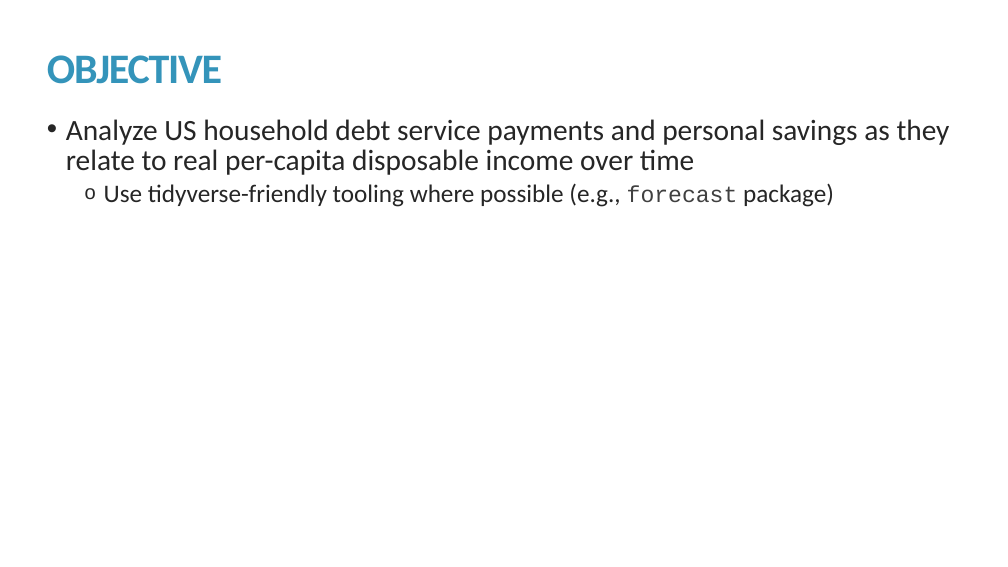
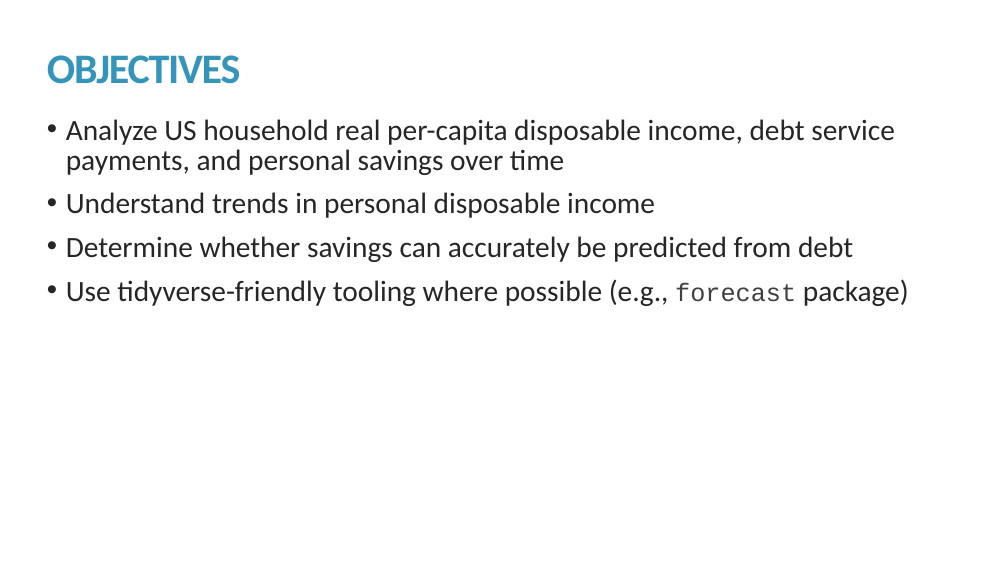
Before and after one commit to kmprioliPROF/MAT_8444_Final_Project, a slide deck: slide 3 of Prioli_Final_Proj.pptx. Drawn at 1008x567 pixels with LibreOffice and Linux fonts; fonts in the diff are those of the drawing. Boxes give left, top, right and bottom in pixels: in the first picture for what was removed or moved away, otherwise in the second. Text is boxed around its words. In the diff, an @@ line names an element or a change of style, - is before the commit and + after.

```diff
--- a/Prioli_Final_Proj.pptx
+++ b/Prioli_Final_Proj.pptx
@@ title at (47, 55, 240, 84): text changed @@
-OBJECTIVE
+OBJECTIVES
@@ text at (66, 119, 895, 262): text changed @@
-• Analyze US household debt service payments and personal savings as they relate to real per-capita disposable income over time
+• Analyze US household real per-capita disposable income, debt service payments, and personal savings over time
+• Understand trends in personal disposable income
+• Determine whether savings can accurately be predicted from debt
@@ text at (66, 279, 909, 306): size 24 to 28 pt in "Use tidyverse-friendly tooling where possible (e.g., package ..."; size 22 to 24 pt in "forecast"; bullet o to •; list level 2 to 1 in "Use tidyverse-friendly tooling where possible ..." @@
```
Also in this commit, not shown: 3 other slides changed, 5 slides added, 2 slides removed, 1 other file.
